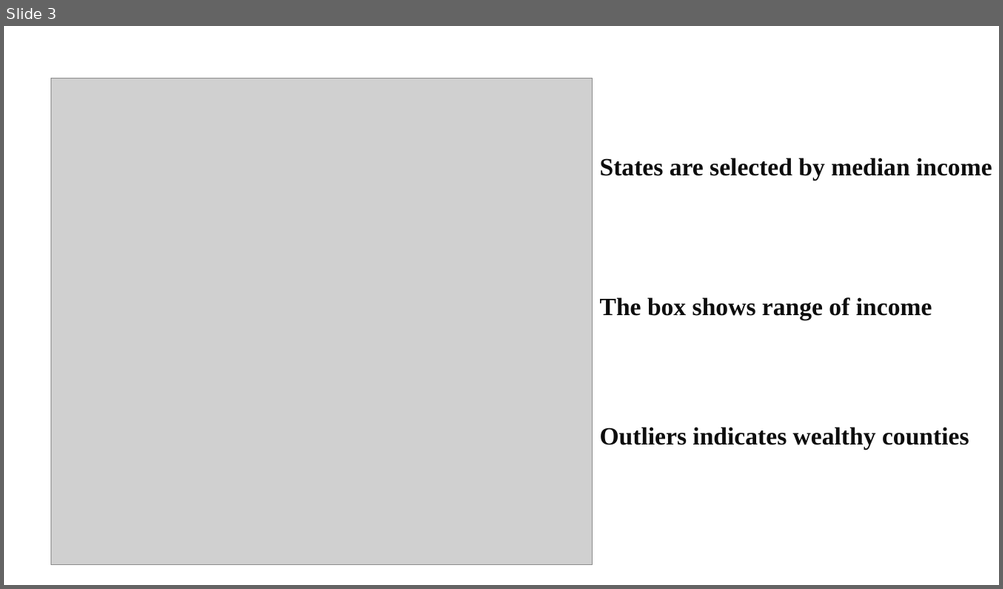
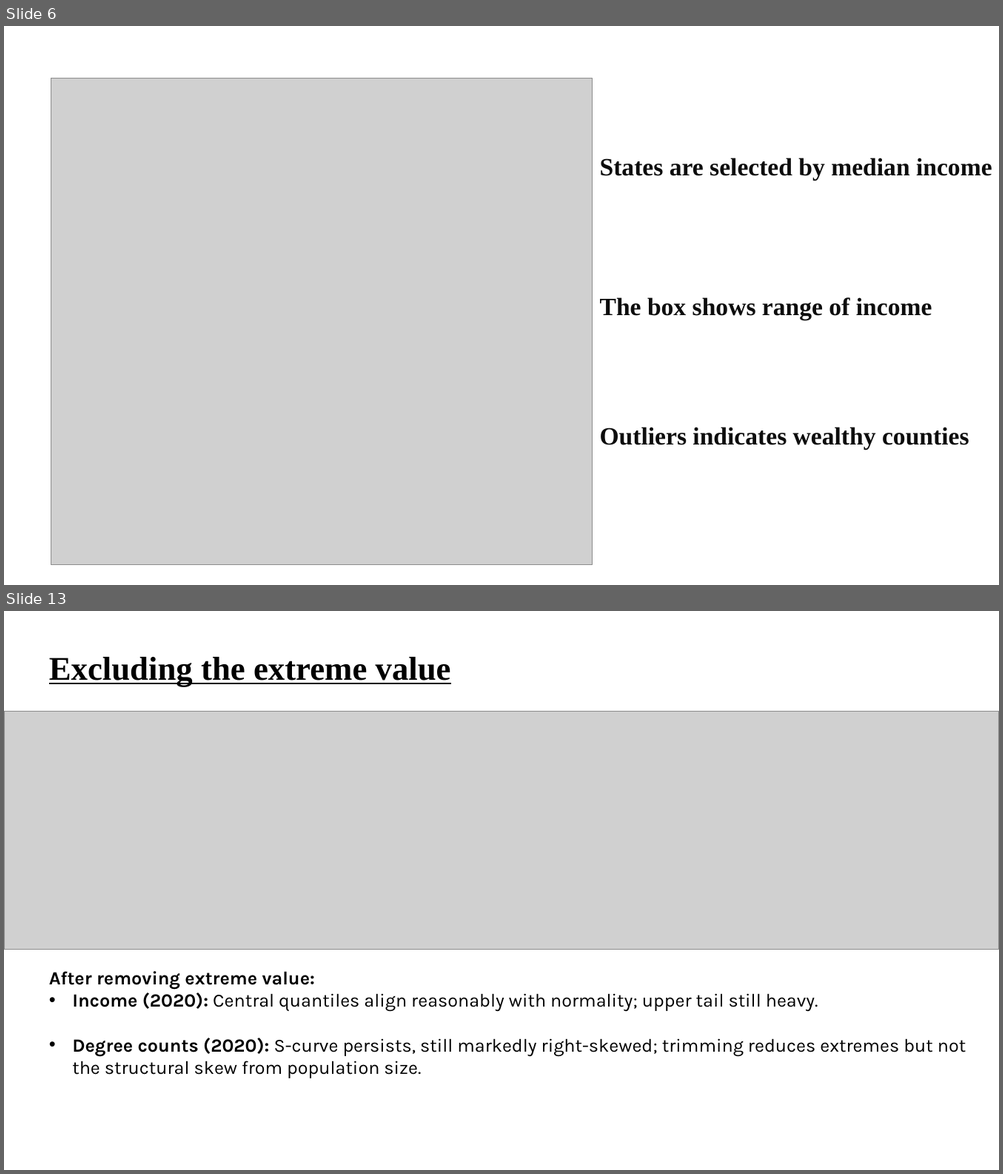
Before and after one commit to constantine-zhang96/DataScience-Project-1, a slide deck: IntroDataPresentation.pptx. Shown one above the other, each under a label of ours: slide 3 before the commit, slides 6 and 13 after it; the slides between them are not shown. The pictures are 1003x589 and 1003x1174 pixels, drawn with LibreOffice and Linux fonts; fonts in the diff are those of the drawing; grey boxes stand for pictures. Boxes give left, top, right and bottom in pixels: in the first picture for what was removed or moved away, otherwise in the second. Text is boxed around its words. In the diff, an @@ line names an element or a change of style, - is before the commit and + after.

```diff
--- a/IntroDataPresentation.pptx
+++ b/IntroDataPresentation.pptx
@@ slide 13 added at [4,611,999,1170], background #FFFFFF @@
@@ text added at [49,657,451,686], 32 pt, text #000000, bold, underline @@
+Excluding the extreme value
@@ picture added at [4,712,999,950] @@
@@ text added at [49,971,965,1079], 18 pt, text #000000 @@
+After removing extreme value:
+• Income (2020): Central quantiles align reasonably with normality; upper tail still heavy.
+• Degree counts (2020): S-curve persists, still markedly right-skewed; trimming reduces extremes but not the structural skew from population size.
@@ what was slide 3 is now slide 6 @@
```
Also in this commit, not shown: 20 other slides added, 7 slides removed.
